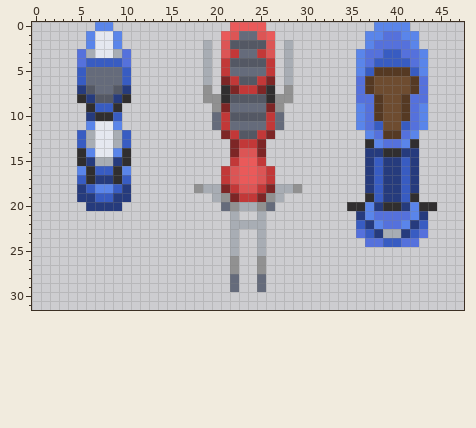
A pixel-art sprite gets an edit: Assets/Textures/Motos.png. Above: the version before the commit.
The file is 48x32 pixels.
Once edited:
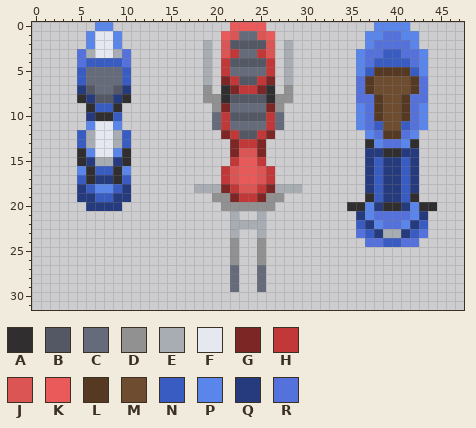
Palette (. is transparent): A #302e2f  B #545864  C #656b7b  D #919191  E #a8adb4  F #e5e8f0  G #7d2626  H #c23838  J #dc5555  K #ea5a5a  L #553923  M #6e4c30  N #385cc2  P #5a85ea  Q #263b7d  R #5571dc
The author wrote: chopper upgrade
The edit:
The edit turns colour D into colour C in row 27 at x 22 and 25.
The edit turns colour C into colour D in row 20 at x 21 and 26.
The edit turns colour E into colour D in row 19 at x 20 and 27; in row 20 at x 23 to 24; in rows 24 to 25 at x 22 and 25.
The edit turns colour D into colour E in row 18 at x 18 and 29.
Boxes around the changes in both pictures, in picture pixels (x1, y1, x2, y2):
changed: (194, 184, 302, 211)
changed: (230, 238, 266, 274)
